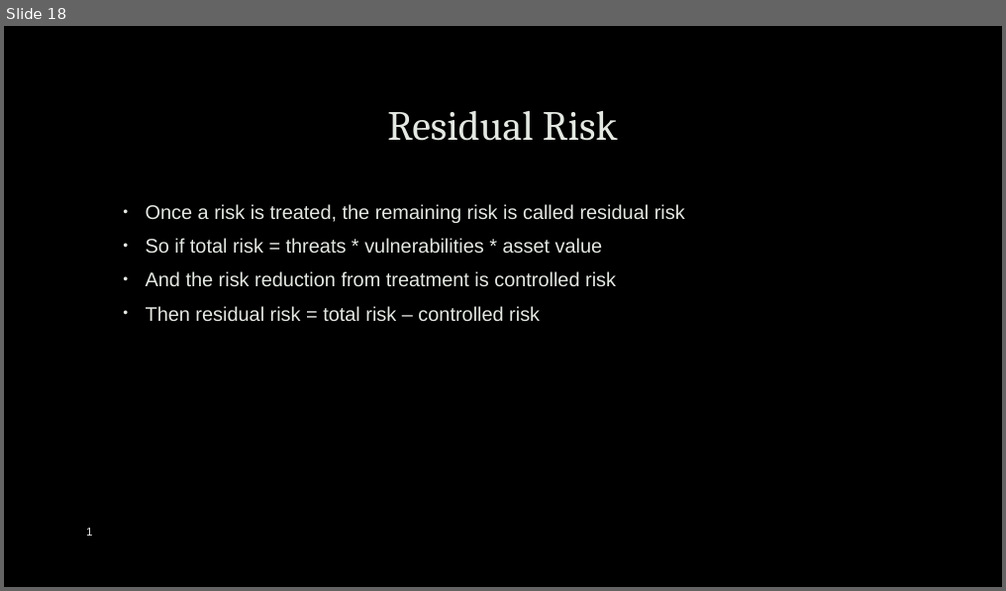
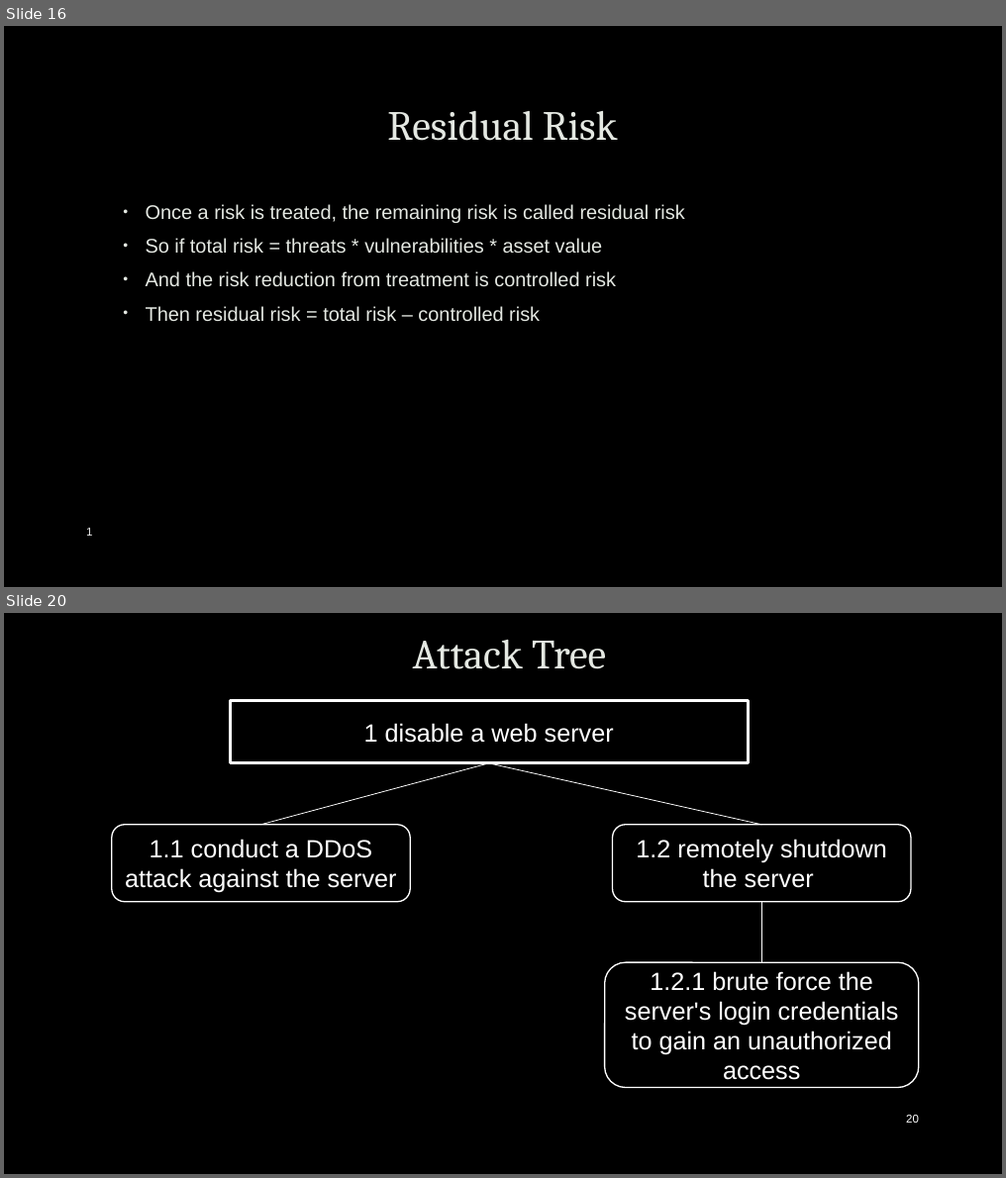
Before and after one commit to robert-mcknight/citx1003, a slide deck: cits1003-lecture_slides/CITS1003-7 Security Management.pptx. Shown one above the other, each under a label of ours: slide 18 before the commit, slides 16 and 20 after it; the slides between them are not shown. The pictures are 1006x591 and 1006x1178 pixels, drawn with LibreOffice and Linux fonts; fonts in the diff are those of the drawing; background and template pictures are left out. Boxes give left, top, right and bottom in pixels: in the first picture for what was removed or moved away, otherwise in the second. Text is boxed around its words. In the diff, an @@ line names an element or a change of style, - is before the commit and + after.

```diff
--- a/cits1003-lecture_slides/CITS1003-7 Security Management.pptx
+++ b/cits1003-lecture_slides/CITS1003-7 Security Management.pptx
@@ slide 20 added at (4,613,1002,1174), background picture (left out) @@
@@ title added at (413,640,606,669), 40 pt, text #E4E8E2 @@
+Attack Tree
@@ rectangle added at (230,700,748,763), fill #000000, outline #FFFFFF 3 pt, 24 pt, text #FFFFFF @@
+1 disable a web server
@@ line added from (489, 763) to (260, 825), #FFFFFF 0.75 pt @@
@@ line added from (489, 763) to (761, 825), #FFFFFF 0.75 pt @@
@@ rounded rectangle added at (112,825,411,902), fill #000000, outline #FFFFFF 1.25 pt, 24 pt, text #FFFFFF @@
+1.1 conduct a DDoS attack against the server
@@ rounded rectangle added at (613,825,912,902), fill #000000, outline #FFFFFF 1.25 pt, 24 pt, text #FFFFFF @@
+1.2 remotely shutdown the server
@@ line added from (761, 902) to (761, 962), #FFFFFF 0.75 pt @@
@@ rounded rectangle added at (604,962,919,1087), fill #000000, outline #FFFFFF 1.25 pt, 24 pt, text #FFFFFF @@
+1.2.1 brute force the server's login credentials to gain an unauthorized access
@@ page number added at (906,1115,919,1123), 11 pt, text #FFFFFF @@
+20
@@ what was slide 18 is now slide 16 @@
```
Also in this commit, not shown: 1 slide changed, 15 other slides added, 2 slides removed, 3 other files.
